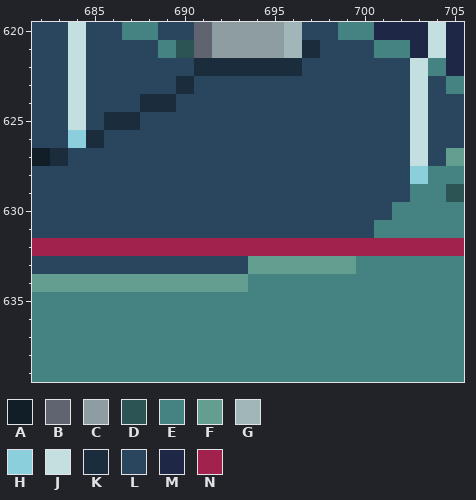
Two states of a pixel-art file, raw assets/sketch.ase. The first picture shows the starting point.
1280x720 pixels, 1 frame. Shown: x 682..705, y 620..639. The commit also changed other parts of the picture, which this record leaves out.
Visible layers, top first: "palette", "enemies", "sketch/belt", "sketch/gun", "Player Stuff/city shield", "Player Stuff/cities", "Player Stuff/turrets", "frame", "Ground/Layer 1", "Ground/Layer 2", "Ground/Layer 3", "Ground/Layer 4", "Ground/Layer 5", "background 2 - planets", "background 1 - stars", "background 0".
Palette (. is transparent): A #111d27  B #5f6470  C #8d9da1  D #2d5454  E #458282  F #649e91  G #a0b6b8  H #8acfdb  J #c3dfe0  K #1b2d3d  L #29465e  M #1e2745  N #a1234d
Pixels before, first column x 682:
620 LLJLLEELLBCCCCGLLEEMMMJM
621 LLJLLLLEDBCCCCGKLLLEEMJM
622 LLJLLLLLLKKKKKKLLLLLLJEM
623 LLJLLLLLKLLLLLLLLLLLLJLE
624 LLJLLLKKLLLLLLLLLLLLLJLL
625 LLJLKKLLLLLLLLLLLLLLLJLL
626 LLHKLLLLLLLLLLLLLLLLLJLL
627 AKLLLLLLLLLLLLLLLLLLLJLF
628 LLLLLLLLLLLLLLLLLLLLLHEE
629 LLLLLLLLLLLLLLLLLLLLLEED
630 LLLLLLLLLLLLLLLLLLLLEEEE
631 LLLLLLLLLLLLLLLLLLLEEEEE
632 NNNNNNNNNNNNNNNNNNNNNNNN
633 LLLLLLLLLLLLFFFFFFEEEEEE
634 FFFFFFFFFFFFEEEEEEEEEEEE
635 EEEEEEEEEEEEEEEEEEEEEEEE
636 EEEEEEEEEEEEEEEEEEEEEEEE
637 EEEEEEEEEEEEEEEEEEEEEEEE
638 EEEEEEEEEEEEEEEEEEEEEEEE
639 EEEEEEEEEEEEEEEEEEEEEEEE
New version:
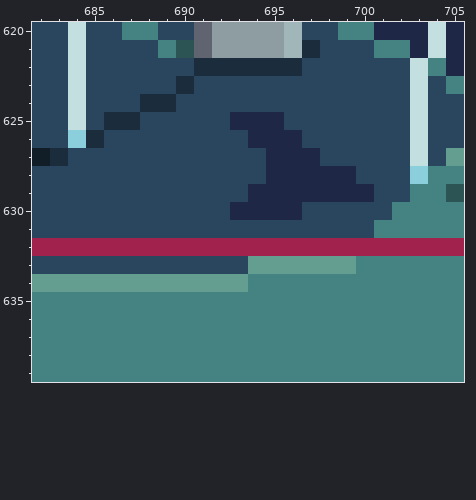
The author wrote: ground revision + added enemy:Qu
The edit:
Changed rows in their new state; - is an unchanged pixel.
Layer "Ground/Layer 2":
first column x 693:
625 MMM-----
626 -MMM----
627 --MMM---
628 --MMMMM-
629 -MMMMMMM
630 MMMM----
